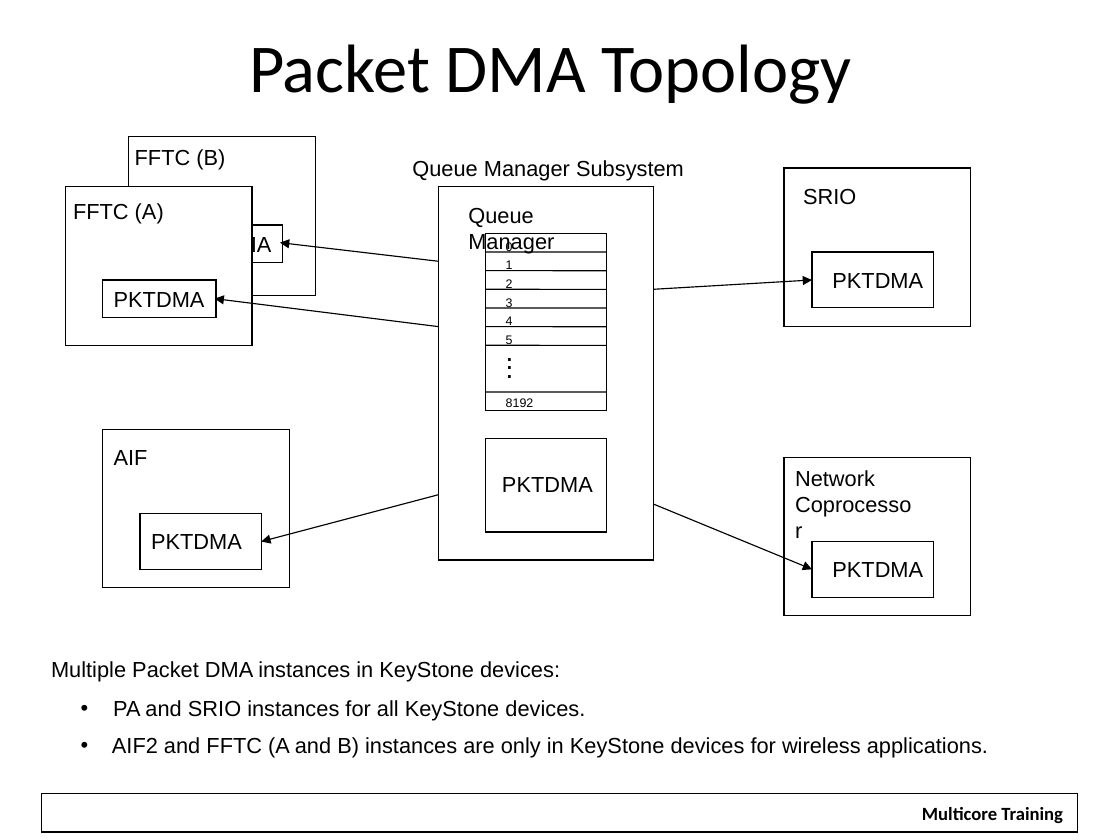
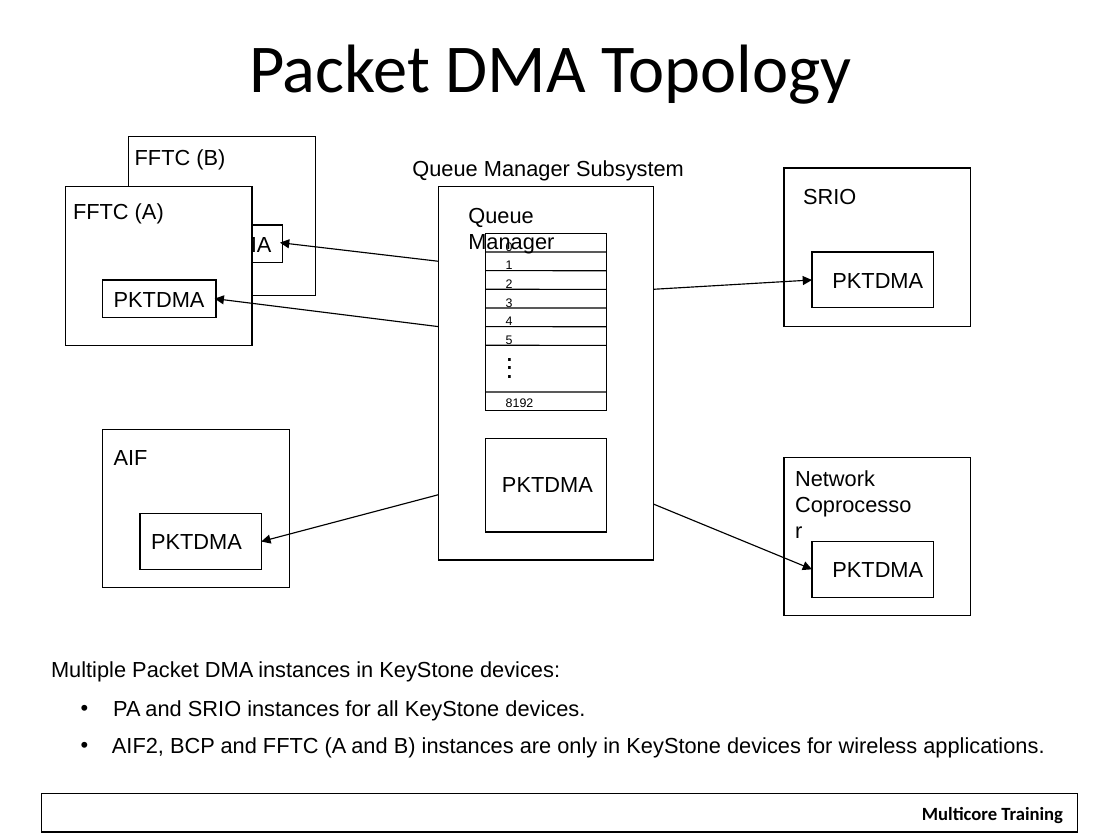
Before and after one commit to hari1989/keystone-workshop, a slide deck: slide 16 of slides/Intro to Multicore Navigator.pptx. Drawn at 1120x840 pixels with LibreOffice and Linux fonts; fonts in the diff are those of the drawing; background and template pictures are left out. Boxes give left, top, right and bottom in pixels: in the first picture for what was removed or moved away, otherwise in the second. Text is boxed around its words. In the diff, an @@ line names an element or a change of style, - is before the commit and + after.

```diff
--- a/slides/Intro to Multicore Navigator.pptx
+++ b/slides/Intro to Multicore Navigator.pptx
@@ text at <box>112,737,1044,757</box>: text changed @@
-  • AIF2 and FFTC (A and B) instances are only in KeyStone devices for wireless applications.
+  • AIF2, BCP and FFTC (A and B) instances are only in KeyStone devices for wireless applications.
```
Also in this commit, not shown: 4 other slides changed.
